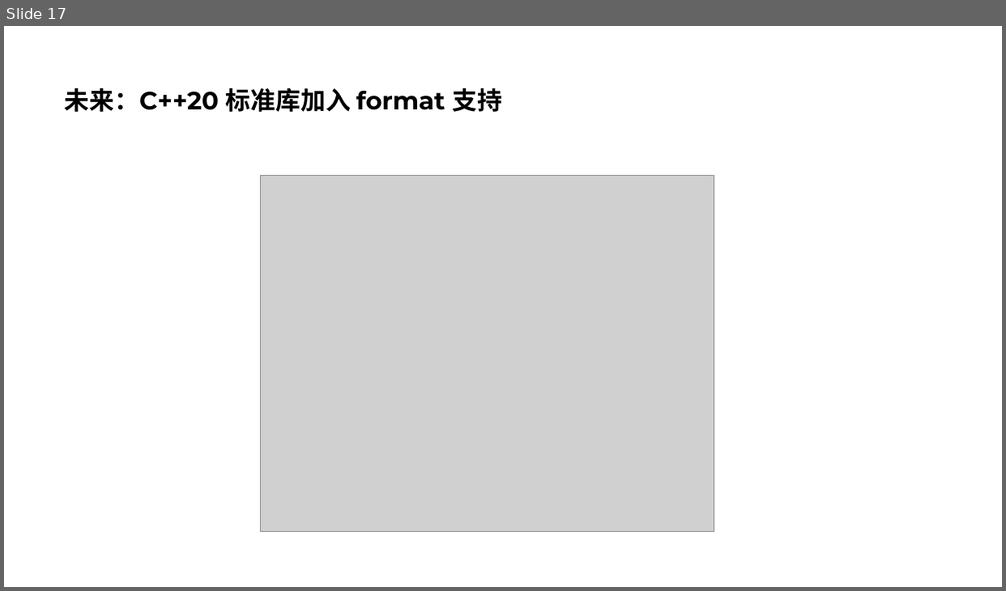
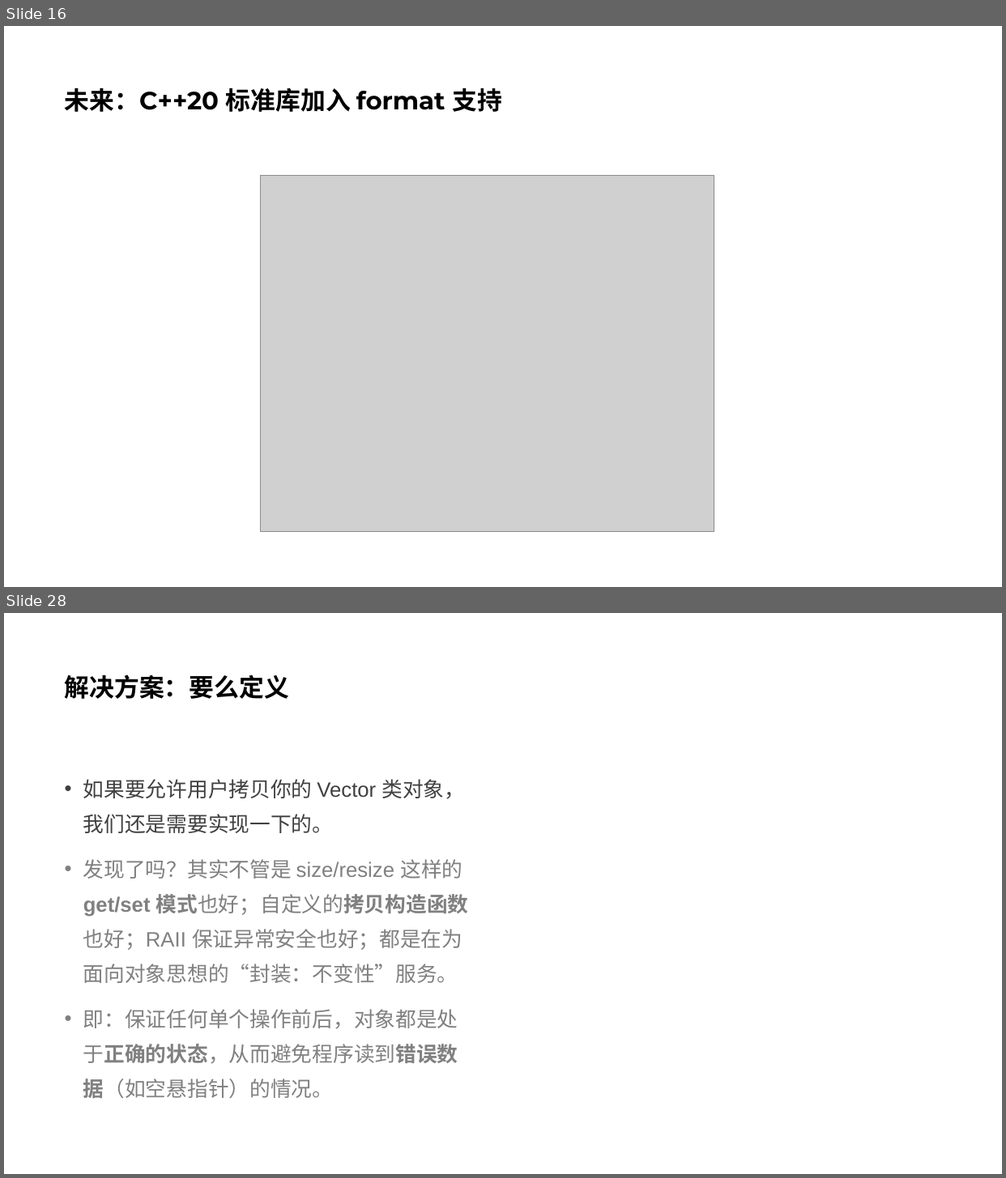
Before and after one commit to parallel101/course, a slide deck: 02/slides.pptx. Shown one above the other, each under a label of ours: slide 17 before the commit, slides 16 and 28 after it; the slides between them are not shown. The pictures are 1006x591 and 1006x1178 pixels, drawn with LibreOffice and Linux fonts; fonts in the diff are those of the drawing; grey boxes stand for pictures. Boxes give left, top, right and bottom in pixels: in the first picture for what was removed or moved away, otherwise in the second. Text is boxed around its words. In the diff, an @@ line names an element or a change of style, - is before the commit and + after.

```diff
--- a/02/slides.pptx
+++ b/02/slides.pptx
@@ slide 28 added at [4,613,1002,1174], background #FFFFFF @@
@@ title added at [65,675,289,699], 24 pt, text #000000, bold @@
+解决方案：要么定义
@@ text added at [83,779,469,1098], 20 pt, text #808080 @@
+• 如果要允许用户拷贝你的 Vector 类对象，我们还是需要实现一下的。
+• 发现了吗？其实不管是 size/resize 这样的 get/set 模式也好；自定义的拷贝构造函数也好；RAII 保证异常安全也好；都是在为面向对象思想的“封装：不变性”服务。
+• 即：保证任何单个操作前后，对象都是处于正确的状态，从而避免程序读到错误数据（如空悬指针）的情况。
@@ what was slide 17 is now slide 16 @@
```
Also in this commit, not shown: 2 slides changed, 11 other slides added, 1 slide removed, 18 other files.
